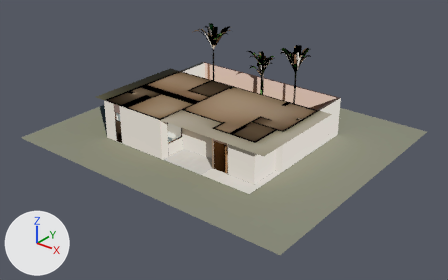
The glTF model models/d2_m.glb: old version first, new version second.
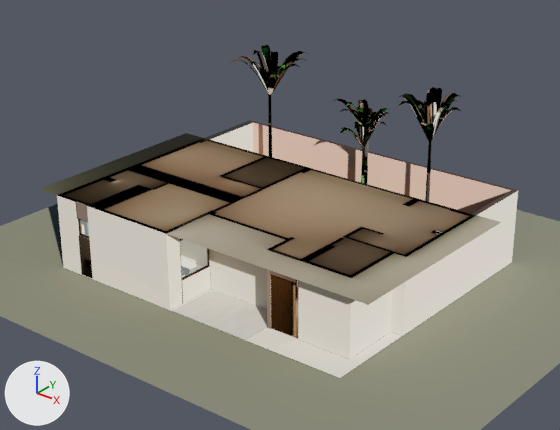
Each version appears first whole from a 50 mm camera at (32.5, -37.9, 19.8) aimed at (7.3, -6.4, 0.3), and next in a close-up on the part from 17% to 81% of the width and 0% to 79% of the height. Lighting does not change. The marker at lower left points along +X, +Y and +Z. The last two pictures show the newer version. Where no turn or scale is listed for an object, it has been applied to the vertices. Vertices at exactly the same position are counted once.

In view in the first close-up: 'D2_carp', 'D2_muebles', 'D2_muros', 'D2_piso', 'D2_vidrio'.
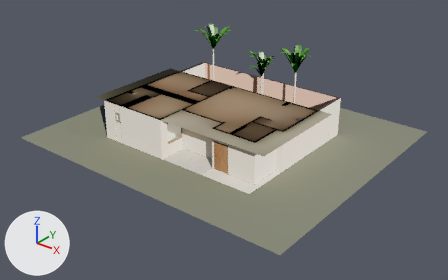
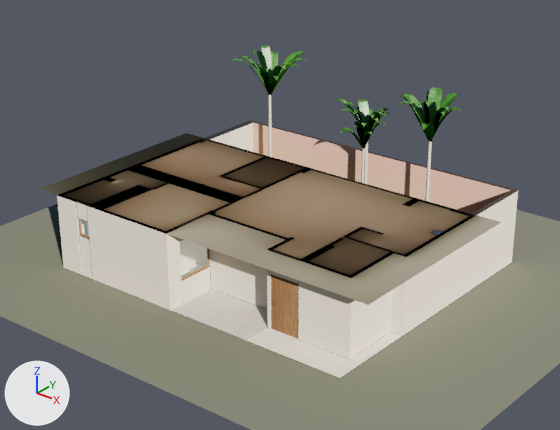
Pixel boxes [x1, y1, x2, y2] of what changed, in the close-ups (560 x 430 px; the box of a moved part takes in the faces that stretch with it):
'D2_carp', reshaped, surface changed (mostly hidden)
    before: [78, 218, 298, 337]
    after: [78, 218, 298, 338]
part 1 of me_d2_carp, moved or reshaped
    before: [271, 274, 296, 337]
    after: [271, 274, 298, 338]
part 2 of me_d2_carp, surface changed
    both: [78, 218, 297, 337]
part 3 of me_d2_muebles, surface changed
    both: [229, 45, 462, 305]
part 4 of me_d2_muros, surface changed
    both: [76, 202, 297, 329]

Edits to the bpy script that builds the scene:
```text
Change me_d2_carp:
    where me_d2_carp.from_pydata(...)  # 8144 vertices, 15896 faces; spans x -6.33..6.33, y -3.95..3.95, z -1.46..1.46
    used by ob_d2_carp; location = (6.53, -6.99, 1.46)
    me_d2_carp part 1: all 48 vertices in x 3.72..3.73, y -2.83..-2.79, z -1.45..0.62 are moved by (0.15, 0.0, 0.0)
    me_d2_carp part 2: texture (UV) coordinates of 15894 of 15896 faces, centred in x -6.33..6.33, y -3.95..3.95, z -1.46..1.46, changed; they spanned u 0.0..1.0, v 0.0..1.0 and now span u 0.0..1.0, v 0.0..1.0
Change me_d2_muebles:
    where me_d2_muebles.from_pydata(...)  # 24112 vertices, 43815 faces; spans x -6.41..6.41, y -5.8..5.8, z -3.37..3.37
    used by ob_d2_muebles; location = (6.61, -5.07, 3.37)
    me_d2_muebles part 3: texture (UV) coordinates of 43518 of 43815 faces, centred in x -6.41..6.37, y -5.8..5.69, z -3.37..3.34, changed; they spanned u 0.0..1.0, v 0.0..1.0 and now span u 0.0..1.0, v 0.0..1.0
Change me_d2_muros:
    where me_d2_muros.from_pydata(...)  # 304 vertices, 302 faces; spans x -7.5..7.5, y -5.5..5.5, z -1.5..1.5
    used by ob_d2_muros; location = (6.5, -5.51, 1.48)
    me_d2_muros part 4: texture (UV) coordinates of 116 of 302 faces, centred in x -6.3..5.6, y -5.5..2.5, z -1.2..1.3, changed; they spanned u 0.0..1.0, v 0.0..0.98 and now span u 0.0..1.0, v 0.0..0.99
```
